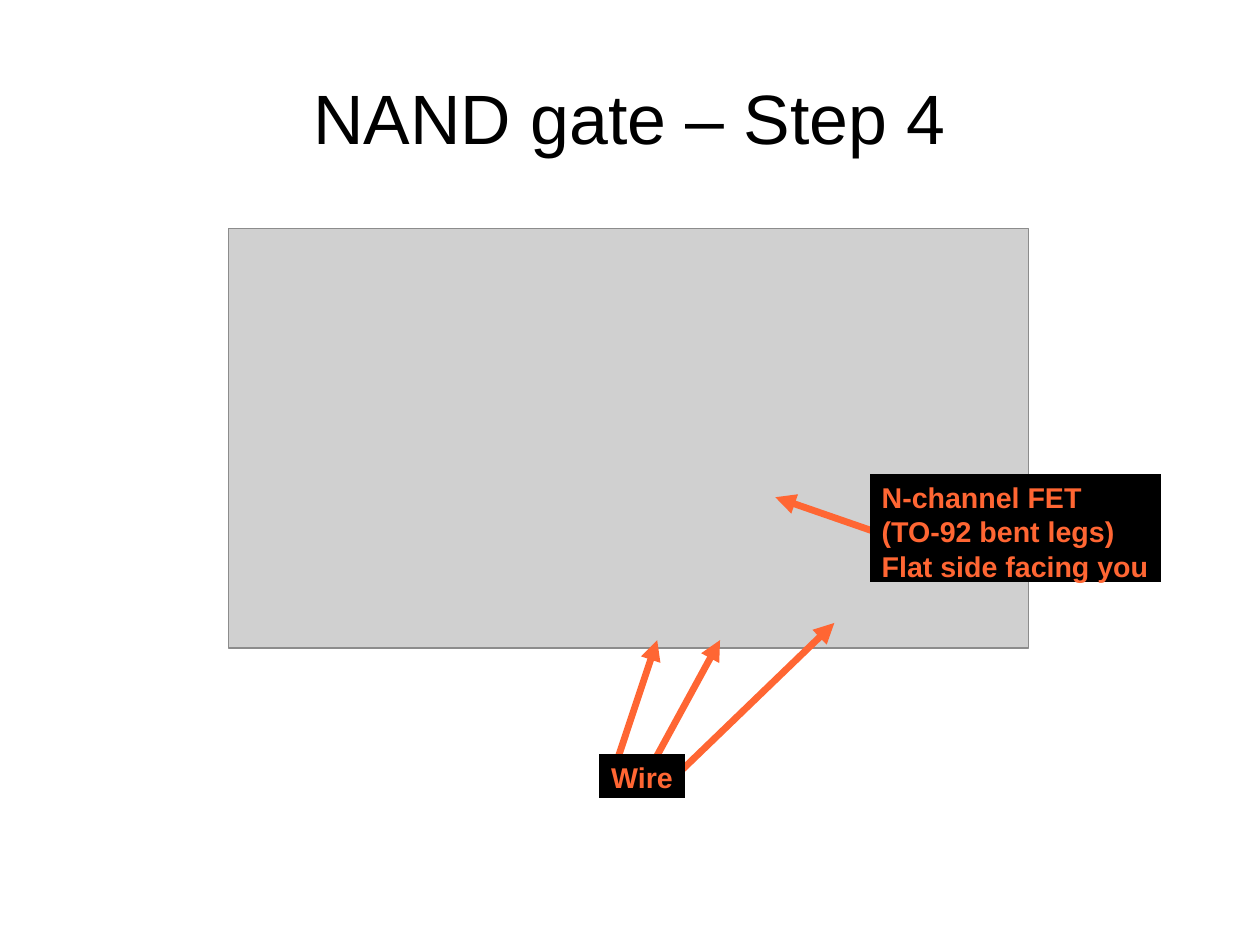
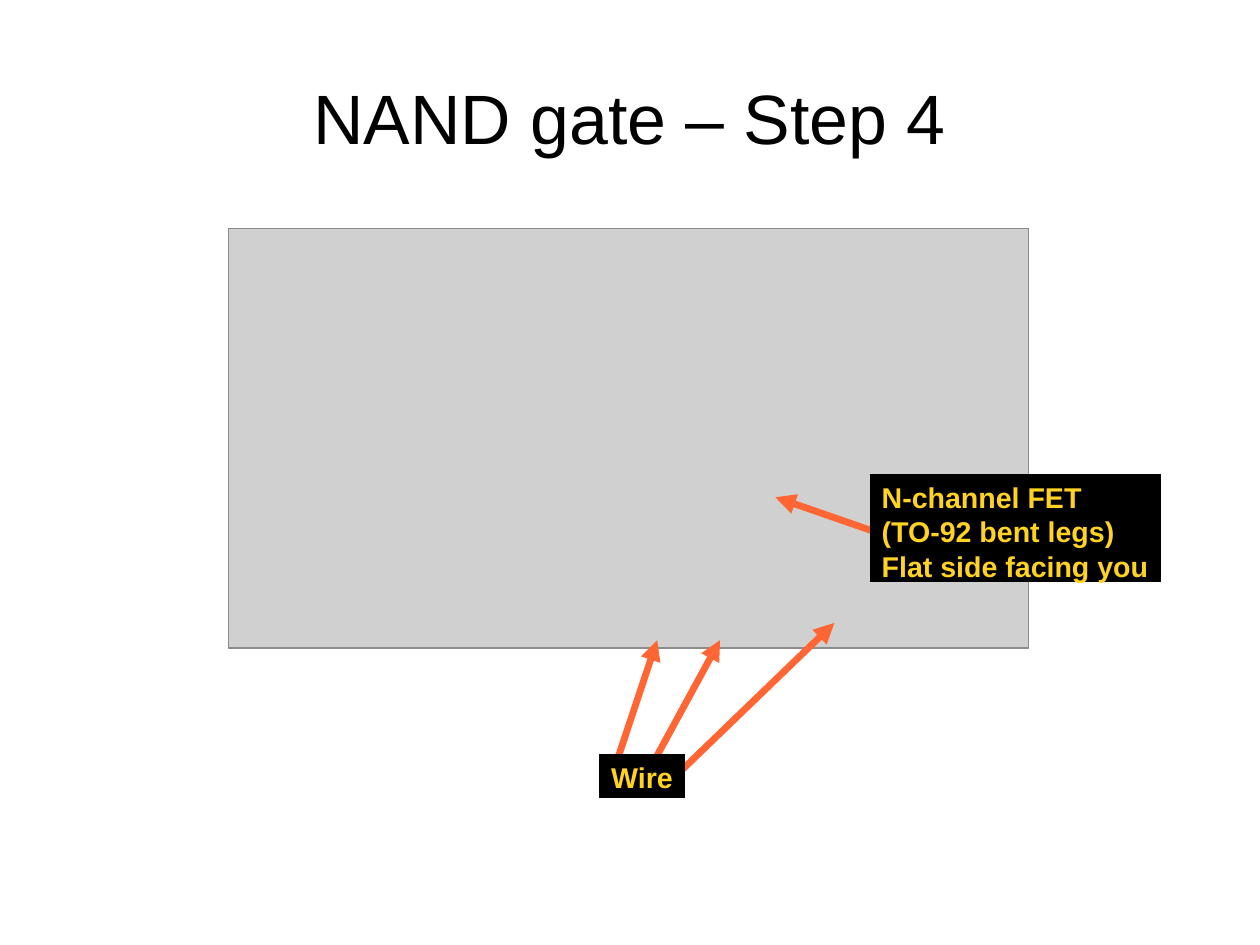
Before and after one commit to swarren/presentations, a slide deck: slide 24 of lcs-digital-logic-build-a-not-nand-gate-from-mosfets/lcs-digital-logic-build-a-not-nand-gate-from-mosfets.odp. Drawn at 1260x945 pixels with LibreOffice and Linux fonts; fonts in the diff are those of the drawing; grey boxes stand for pictures. Boxes give left, top, right and bottom in pixels: in the first picture for what was removed or moved away, otherwise in the second. Text is boxed around its words. In the diff, an @@ line names an element or a change of style, - is before the commit and + after.

Commit message:
Update presentation colors for LCS projector
The LCS projector isn't very bright, so convert dark orange text to
brighter yellow to make it easier to read.

(At least, I think that's what this commit does; these changes were lying
around in my local directory for a while and I forgot about them...)

```diff
--- a/lcs-digital-logic-build-a-not-nand-gate-from-mosfets/lcs-digital-logic-build-a-not-nand-gate-from-mosfets.odp
+++ b/lcs-digital-logic-build-a-not-nand-gate-from-mosfets/lcs-digital-logic-build-a-not-nand-gate-from-mosfets.odp
@@ rectangle "N-channel FET" at <box>871,475,1161,582</box>: text colour #FF6633 to #FFD320 @@
@@ rectangle "Wire" at <box>600,755,685,798</box>: text colour #FF6633 to #FFD320 @@
```
Also in this commit, not shown: 15 other slides changed, 2 other files.
